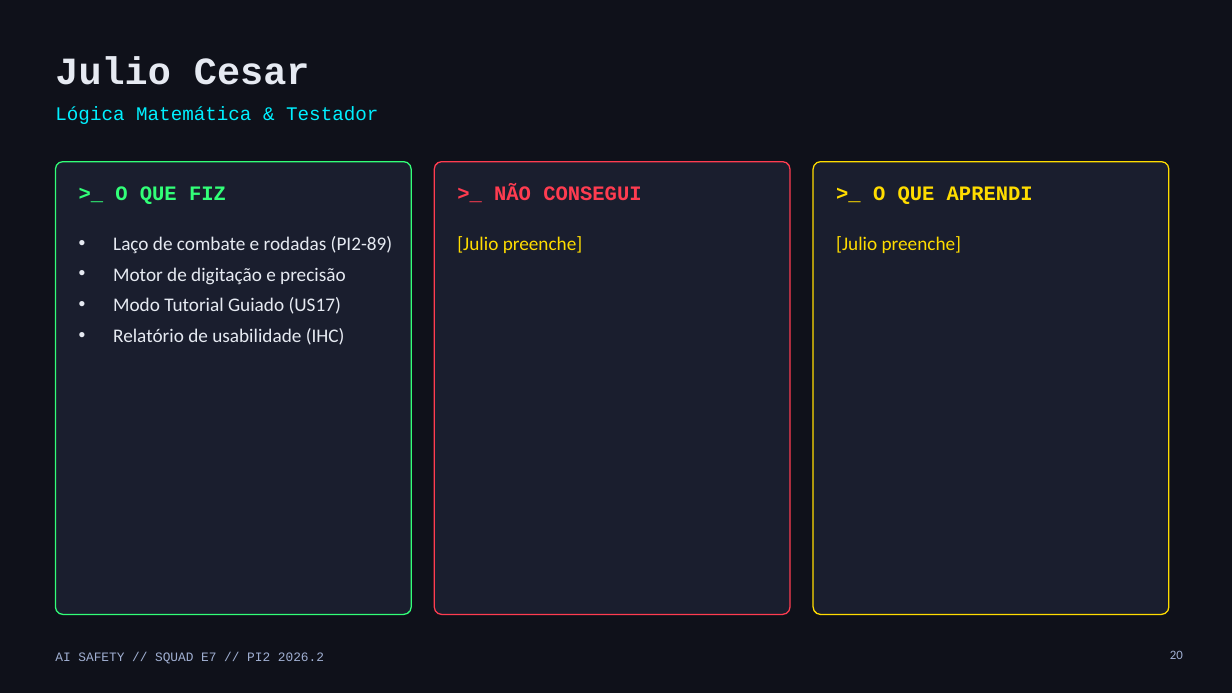
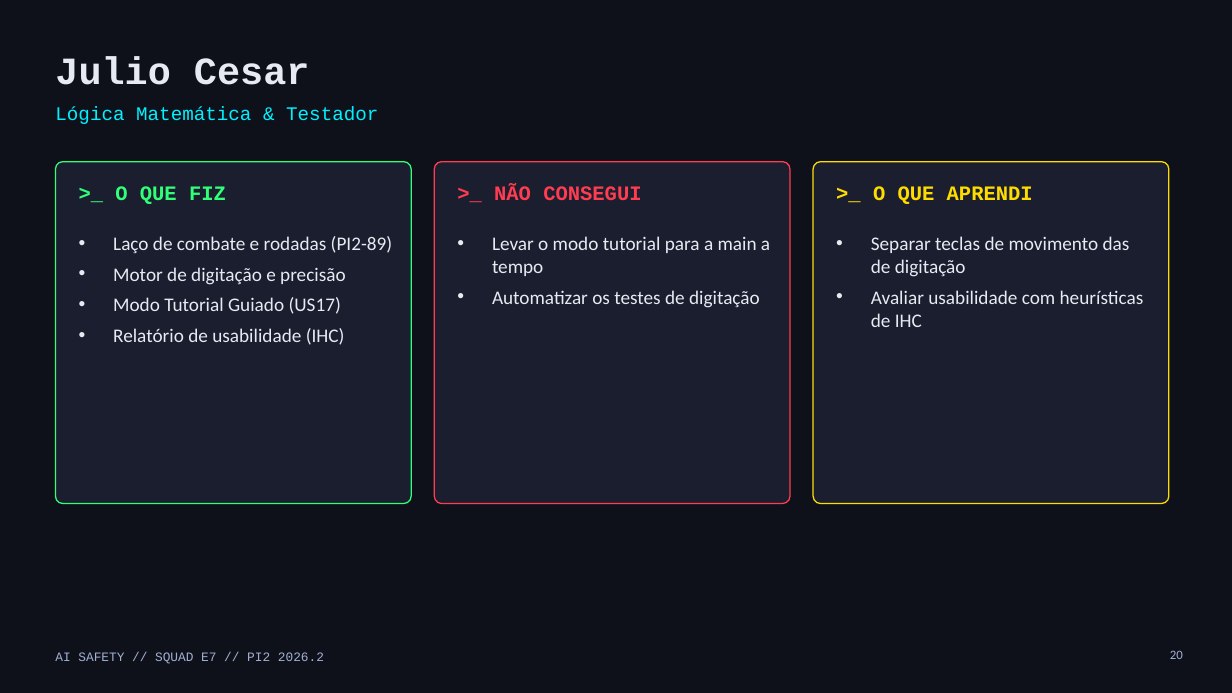
Before and after one commit to vdornelass/pi2-squad-e7, a slide deck: slide 20 of docs/apresentacao_final/apresentacao_final_squad_e7.pptx. Drawn at 1232x693 pixels with LibreOffice and Linux fonts; fonts in the diff are those of the drawing. Boxes give left, top, right and bottom in pixels: in the first picture for what was removed or moved away, otherwise in the second. Text is boxed around its words. In the diff, an @@ line names an element or a change of style, - is before the commit and + after.

```diff
--- a/docs/apresentacao_final/apresentacao_final_squad_e7.pptx
+++ b/docs/apresentacao_final/apresentacao_final_squad_e7.pptx
@@ rounded rectangle: place and size @@
-rounded rectangle at box(55, 162, 411, 615)
+rounded rectangle at box(55, 162, 411, 504)
@@ rounded rectangle: place and size @@
-rounded rectangle at box(434, 162, 790, 615)
+rounded rectangle at box(434, 162, 790, 504)
@@ proportions changed in 3 elements at box(55, 162, 411, 504), box(434, 162, 790, 504), box(813, 162, 1169, 504) @@
@@ rounded rectangle: place and size @@
-rounded rectangle at box(813, 162, 1169, 615)
+rounded rectangle at box(813, 162, 1169, 504)
@@ text at box(492, 236, 770, 308): text changed; text colour #FFDC00 to #E6EAF2 @@
-[Julio preenche]
+• Levar o modo tutorial para a main a tempo
+• Automatizar os testes de digitação
@@ text at box(871, 236, 1144, 327): text changed; text colour #FFDC00 to #E6EAF2 @@
-[Julio preenche]
+• Separar teclas de movimento das de digitação
+• Avaliar usabilidade com heurísticas de IHC
```
Also in this commit, not shown: 11 other slides changed, 3 other files.
